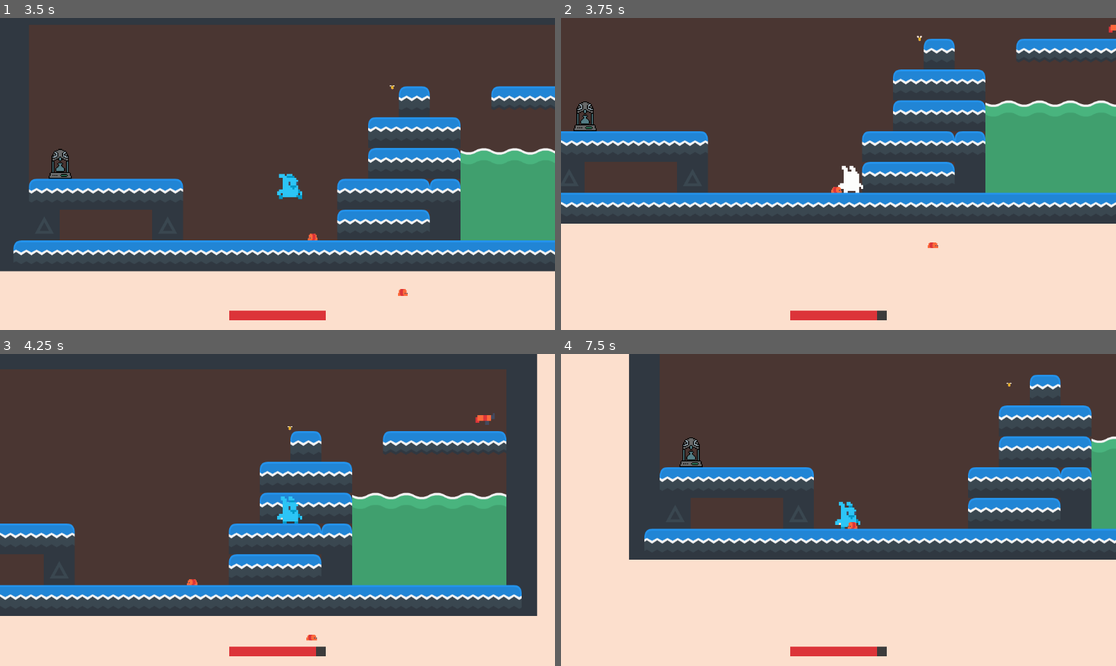
Above: before the commit, frames 1-4 (two rows, left to right).
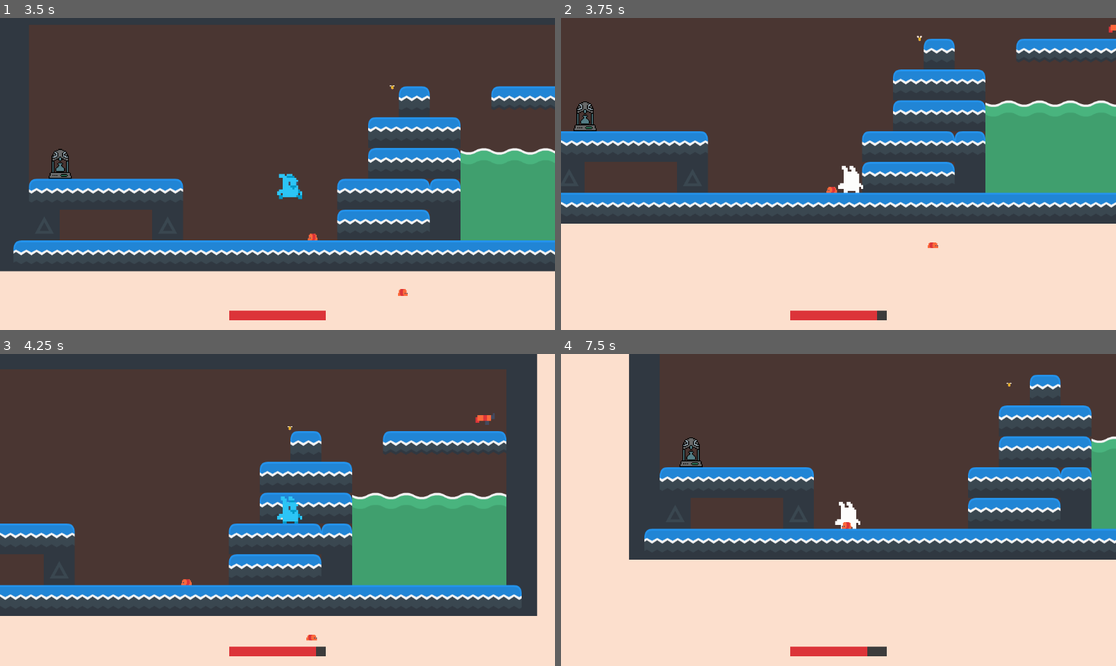
Above: after the commit, the same moments.

Repository: conor-wilson/dr-shrink
Game: Godot game, scene res://scenes/main.tscn
Two runs of this game, one before a commit and one after it. Both use one fixed random seed, a clock stepped at 60 frames per second and the inputs below. Sound files missing from this copy of the repository are replaced by a short silence.
Inputs:
- Up to frame 1 (3.5 s): hold Right (Right) 0.53-2.03 s; tap Space (Shoot) every 0.75 s from 0.6 to 2.85 s; tap W (Jump) at 0.77, 1.52, 3.02 s; hold Left (Left) 2.03-2.78 s; hold Right (Right) from 2.78 s (still down)
- Up to frame 2 (3.75 s): keep holding Right (Right); tap Space (Shoot) at 3.6 s
- Up to frame 3 (4.25 s): keep holding Right (Right); tap W (Jump) at 3.77 s
- Up to frame 4 (7.5 s): release Right (Right) at 4.28 s; hold Left (Left) 4.28-5.03 s; tap Space (Shoot) every 0.75 s from 4.35 to 7.35 s; tap W (Jump) at 4.52, 6.02, 6.77 s; hold Right (Right) 5.03-5.78 s; hold Left (Left) 5.78-7.28 s; hold Right (Right) from 7.28 s (still down)

Frame 1 is identical in both runs. In frame 2, less than 0.1% of the frame differs, in the area x 47-51%, y 54-57%; in frame 3, less than 0.1%; in frame 4, 0.3%, in the area x 49-57%, y 47-97%.

Commit message:
Refactored PotionMachine to have red liquid when hit by bullet

Diff:
--- a/shrinker/shrinker/project.godot
+++ b/shrinker/shrinker/project.godot
@@ -60,6 +60,7 @@
 2d_physics/layer_3="Enemies"
 2d_physics/layer_4="Items"
 2d_physics/layer_5="Bullets"
+2d_physics/layer_6="Potion_Machine"
 
 [rendering]
 
--- a/shrinker/shrinker/scenes/entities/player.tscn
+++ b/shrinker/shrinker/scenes/entities/player.tscn
@@ -79,8 +79,8 @@
 height = 56.0
 
 [node name="Player" type="CharacterBody2D" groups=["Player"]]
-collision_layer = 3
-collision_mask = 13
+collision_layer = 2
+collision_mask = 45
 script = ExtResource("1_p3vp5")
 
 [node name="AnimatedSprite2D" type="AnimatedSprite2D" parent="."]
--- a/shrinker/shrinker/scenes/entities/potion_machine.gd
+++ b/shrinker/shrinker/scenes/entities/potion_machine.gd
@@ -8,9 +8,10 @@
 @export var has_blue : bool = false
 @export var has_red  : bool = false
 
-# Called every frame. 'delta' is the elapsed time since the previous frame.
-func _process(delta: float) -> void:
+func _ready() -> void:
+	set_sprite()
 
+func set_sprite():
 	if has_blue && has_red:
 		$Sprite2D.texture = purple_sprite
 	elif has_blue && !has_red:
@@ -19,3 +20,12 @@
 		$Sprite2D.texture = red_sprite
 	else:
 		$Sprite2D.texture = empty_sprite
+
+
+
+
+func _on_area_entered(area: Area2D) -> void:
+	if area is Bullet:
+		has_red = true
+		set_sprite()
+		area.queue_free()
--- a/shrinker/shrinker/scenes/entities/potion_machine.tscn
+++ b/shrinker/shrinker/scenes/entities/potion_machine.tscn
@@ -5,7 +5,7 @@
 
 [sub_resource type="CapsuleShape2D" id="CapsuleShape2D_5aj7t"]
 radius = 32.0
-height = 114.0
+height = 68.0
 
 [sub_resource type="Animation" id="Animation_yu5xh"]
 resource_name = "purple_bubbles"
@@ -46,6 +46,8 @@
 }
 
 [node name="PotionMachine" type="Area2D"]
+collision_layer = 32
+collision_mask = 18
 script = ExtResource("1_524jn")
 
 [node name="Sprite2D" type="Sprite2D" parent="."]
@@ -62,3 +64,5 @@
 "": SubResource("AnimationLibrary_41ypu")
 }
 autoplay = "purple_bubbles"
+
+[connection signal="area_entered" from="." to="." method="_on_area_entered"]
--- a/shrinker/shrinker/scenes/levels/bullet.tscn
+++ b/shrinker/shrinker/scenes/levels/bullet.tscn
@@ -19,7 +19,7 @@
 
 [node name="Bullet" type="Area2D"]
 collision_layer = 16
-collision_mask = 4
+collision_mask = 36
 script = ExtResource("1_td3nc")
 
 [node name="AnimatedSprite2D" type="AnimatedSprite2D" parent="."]
